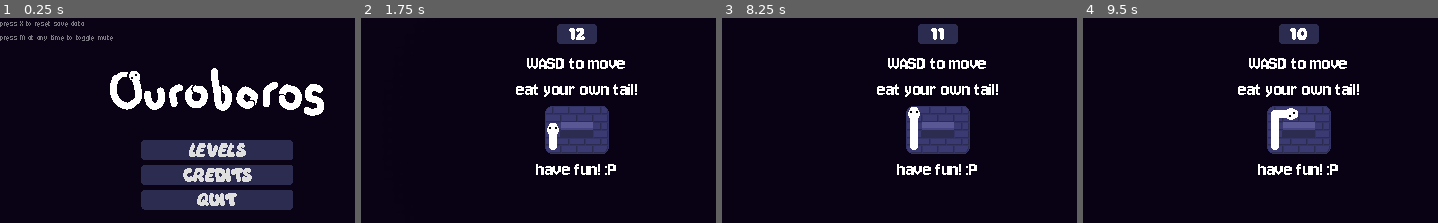
Above: before the commit, frames 1-4 (left to right).
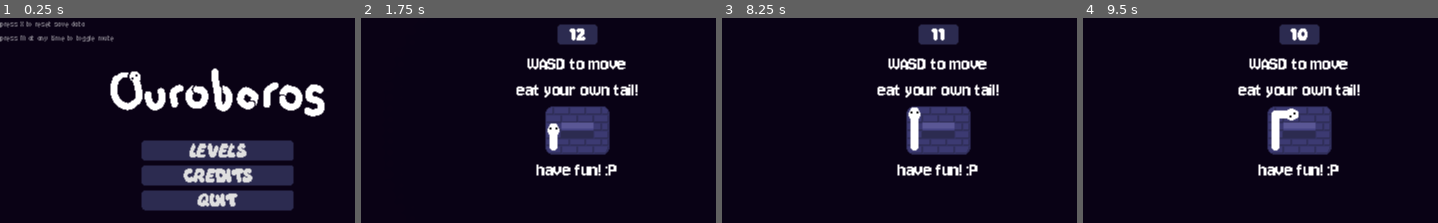
Above: after the commit, the same moments.

Repository: Evelyn-is-eepy/12dt-1---ouroborus
Game: Godot game, scene res://Scenes/main_menu.tscn
The game is run twice, just before and just after one commit, with the same random seed, the same clock (stepped at 60 frames per second) and the same inputs.
Inputs (mouse positions are in pixels of both pictures, inside the frame that each line leads up to):
- Up to frame 1 (0.25 s): no input
- Up to frame 2 (1.75 s): click "LEVELS" at 0.5 s; click "1" at 1.25 s
- Up to frame 3 (8.25 s): tap one key every 0.75 s from 2 s: Enter R (restart) X (reset save) R (restart) X (reset save) R (restart); move the mouse to (1034, 118) at 2.02 s; hold D (move_right) 2.03-2.78 s; move the mouse to (853, 141) at 2.77 s; hold S (move_down) 2.78-3.53 s; move the mouse to (981, 81) at 3.52 s; hold D (move_right) 3.53-4.28 s; move the mouse to (917, 173) at 4.27 s; hold W (move_up) 4.28-5.03 s; move the mouse to (1066, 163) at 5.02 s; hold A (move_left) 5.03-6.53 s; move the mouse to (807, 95) at 5.77 s; move the mouse to (959, 130) at 6.52 s; hold S (move_down) 6.53-7.28 s; move the mouse to (874, 73) at 7.27 s; hold D (move_right) 7.28-8.03 s; move the mouse to (1034, 118) at 8.02 s; hold W (move_up) from 8.03 s (still down)
- Up to frame 4 (9.5 s): move the mouse to (1214, 141) at 8.77 s; release W (move_up) at 8.78 s; hold D (move_right) from 8.78 s (still down)

The runs differ from the first frame. In frame 1, 5.6% of the frame differs, in the area x 0-92%, y 1-95%; in frame 2, 3.0%; in frame 3, 3.0%; in frame 4, 3.1%.

Commit message:
added pixelation shader to prepare for CRT effect

Diff:
--- /dev/null
+++ b/Assets/Shaders/crt_shader.gdshader
@@ -0,0 +1,14 @@
+shader_type canvas_item;
+
+void vertex() {
+	// Called for every vertex the material is visible on.
+}
+
+void fragment() {
+	// Called for every pixel the material is visible on.
+}
+
+//void light() {
+//	// Called for every pixel for every light affecting the CanvasItem.
+//	// Uncomment to replace the default light processing function with this one.
+//}
--- /dev/null
+++ b/Assets/Shaders/pixel_shader.gdshader
@@ -0,0 +1,13 @@
+shader_type canvas_item;
+
+uniform sampler2D screen_texture : hint_screen_texture, repeat_disable, filter_nearest;
+
+void fragment() {
+	// Called for every pixel the material is visible on.
+
+	vec2 screen_pixels = vec2(432, 224);
+	vec2 uv = SCREEN_UV;
+	uv.x = floor(SCREEN_UV.x * screen_pixels.x) / screen_pixels.x;
+	uv.y = floor(SCREEN_UV.y * screen_pixels.y) / screen_pixels.y;
+	COLOR = texture(screen_texture, uv, 0.0);
+}
--- /dev/null
+++ b/Scenes/effects_layer.tscn
@@ -0,0 +1,18 @@
+[gd_scene format=3 uid="uid://dr2lq4l1pacgp"]
+
+[ext_resource type="Shader" uid="uid://dsk7nkgavfyrg" path="res://Assets/Shaders/pixel_shader.gdshader" id="1_kuxrq"]
+
+[sub_resource type="ShaderMaterial" id="ShaderMaterial_g8xu7"]
+shader = ExtResource("1_kuxrq")
+
+[node name="EffectsLayer" type="CanvasLayer" unique_id=1815727237]
+layer = 2
+
+[node name="ColorRect" type="ColorRect" parent="." unique_id=1628514729]
+material = SubResource("ShaderMaterial_g8xu7")
+anchors_preset = 15
+anchor_right = 1.0
+anchor_bottom = 1.0
+grow_horizontal = 2
+grow_vertical = 2
+mouse_filter = 2
--- a/project.godot
+++ b/project.godot
@@ -27,6 +27,7 @@
 Global="*uid://cfs8w46xspv2c"
 TransitionLayer="*uid://di4m2j6og3u4e"
 MusicPlayer="*uid://ck8w8cxgqr0nl"
+EffectsLayer="*uid://dr2lq4l1pacgp"
 
 [display]
 
@@ -34,7 +35,7 @@
 window/size/viewport_height=224
 window/size/mode=3
 window/size/resizable=false
-window/stretch/mode="viewport"
+window/stretch/mode="canvas_items"
 window/stretch/aspect="keep_height"
 window/stretch/scale_mode="integer"
 
Not shown, added: Assets/Shaders/crt_shader.gdshader.uid
Not shown, added: Assets/Shaders/pixel_shader.gdshader.uid
